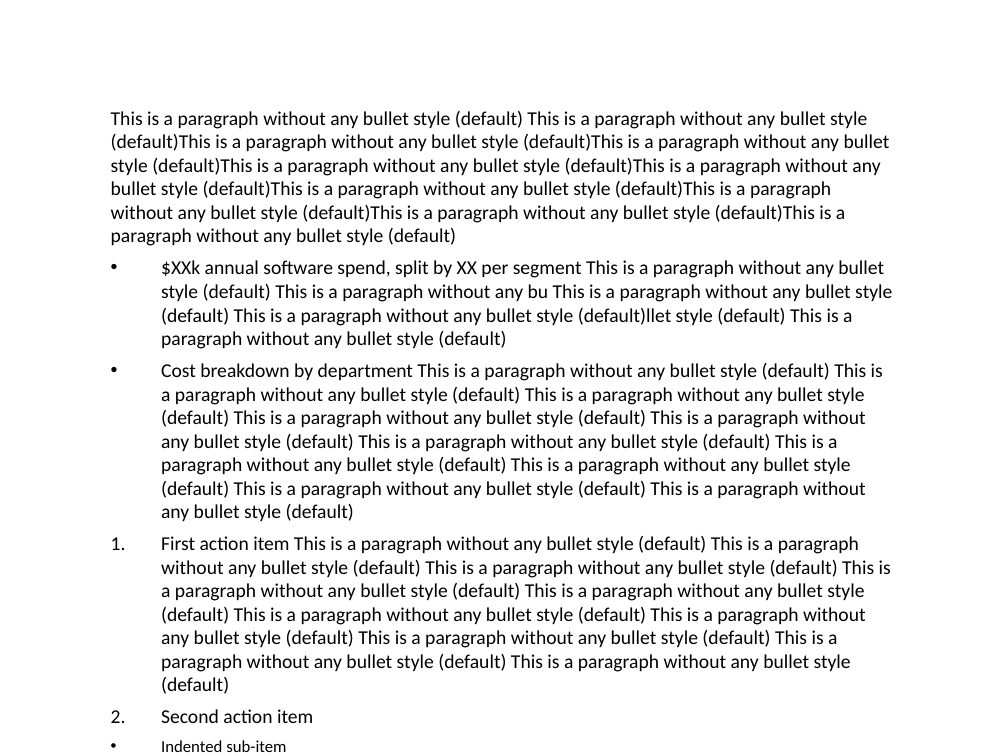
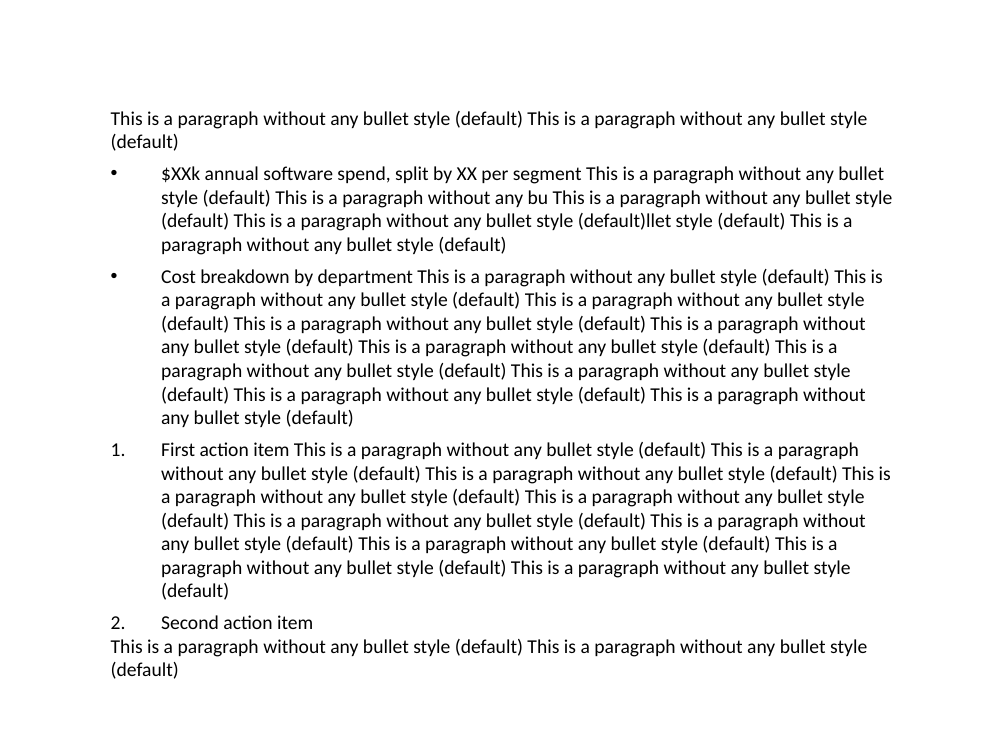
Before and after one commit to MichaelAndreyeshchev/python-pptx, a slide deck: slide 1 of src/bullet_style_demo.pptx. Drawn at 1008x756 pixels with LibreOffice and Linux fonts; fonts in the diff are those of the drawing. Boxes give left, top, right and bottom in pixels: in the first picture for what was removed or moved away, otherwise in the second. Text is boxed around its words. In the diff, an @@ line names an element or a change of style, - is before the commit and + after.

```diff
--- a/src/bullet_style_demo.pptx
+++ b/src/bullet_style_demo.pptx
@@ text at bbox=[111, 111, 867, 151]: text changed @@
-This is a paragraph without any bullet style (default) This is a paragraph without any bullet style (default)This is a paragraph without any bullet style (default)This is a paragraph without any bullet style (default)This is a paragraph without any bullet style (default)This is a paragraph without any bullet style (default)This is a paragraph without any bullet style (default)This is a paragraph without any bullet style (default)This is a paragraph without any bullet style (default)This is a paragraph without any bullet style (default)
+This is a paragraph without any bullet style (default) This is a paragraph without any bullet style (default)
@@ text at bbox=[161, 740, 286, 752]: text changed; size 12 to 14 pt @@
-  • Indented sub-item
+This is a paragraph without any bullet style (default) This is a paragraph without any bullet style (default)
```
Also in this commit, not shown: 1 other file.
